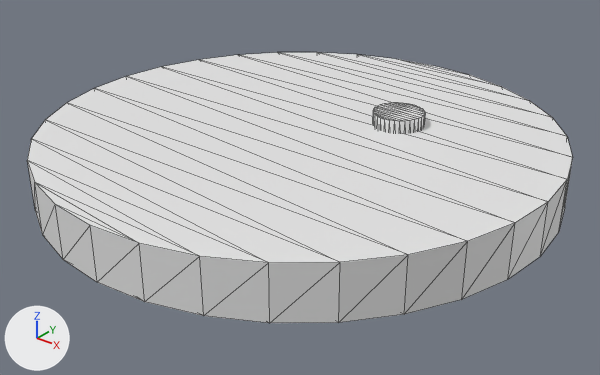
Two versions of the glTF model data/models/slicer.glb, one commit apart.
Before and after are seen from a 50 mm lens placed at (1.852, -2.315, 1.382), pointed at (0.044, -0.054, -0.019). The lights are fixed; the arrows at lower left show +X, +Y and +Z. Mesh edges are drawn as thin lines. Vertices at the same position are counted once.

Objects in the first picture: '円'.
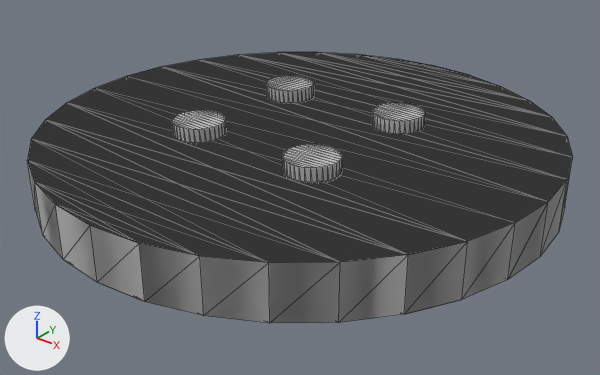
Changed parts and their boxes [x1, y1, x2, y2] in the pictures (600 x 375 px):
part 1 of me_円, added
    after: [266, 76, 314, 103]
part 2 of me_円, added
    after: [283, 144, 342, 182]
part 3 of me_円, added
    after: [172, 110, 226, 142]
part 4 of me_円, added
    after: [127, 52, 573, 256]
part 5 of me_円, added
    after: [27, 76, 548, 323]
part 6 of me_円, recoloured (white to grey)
    before: [27, 52, 573, 323]
    after: [28, 52, 573, 323]

What the commit changed:
Material 'マテリアル' (mat_マテリアル) is new.
Its base color is (0.507, 0.507, 0.507) (grey #bdbdbd).
Its roughness is 1.0.
me_円 is used by ob_円; location (0.0, 0.0, 0.1).
me_円 had 128 vertices, 248 faces and spanned x -1.0..1.0, y -1.0..1.0, z -0.1..0.15.
me_円 now has 472 vertices, 984 faces and spans x -1.0..1.0, y -1.0..1.0, z -0.1..0.15.
me_円 part 1: a new loose piece, a 32-sided cylinder along z spanning x -0.37..-0.17, y 0.17..0.37, z -0.02..0.15, in mat_マテリアル (grey #bdbdbd).
me_円 part 2: a new loose piece, a 32-sided cylinder along z spanning x 0.17..0.37, y -0.37..-0.17, z -0.02..0.15, in mat_マテリアル (grey #bdbdbd).
me_円 part 3: a new loose piece, a 32-sided cylinder along z spanning x -0.37..-0.17, y -0.37..-0.17, z -0.02..0.15, in mat_マテリアル (grey #bdbdbd).
me_円 part 4: 76 vertices added at x -0.98..0.98, y 0.2..0.98, z -0.1..0.1.
me_円 part 5: 76 vertices added at x -0.98..0.98, y -0.98..-0.2, z -0.1..0.1.
me_円 part 6: 246 faces spanning x -1.0..1.0, y -1.0..1.0, z -0.1..0.15 switch from no material to mat_マテリアル (grey #bdbdbd).
